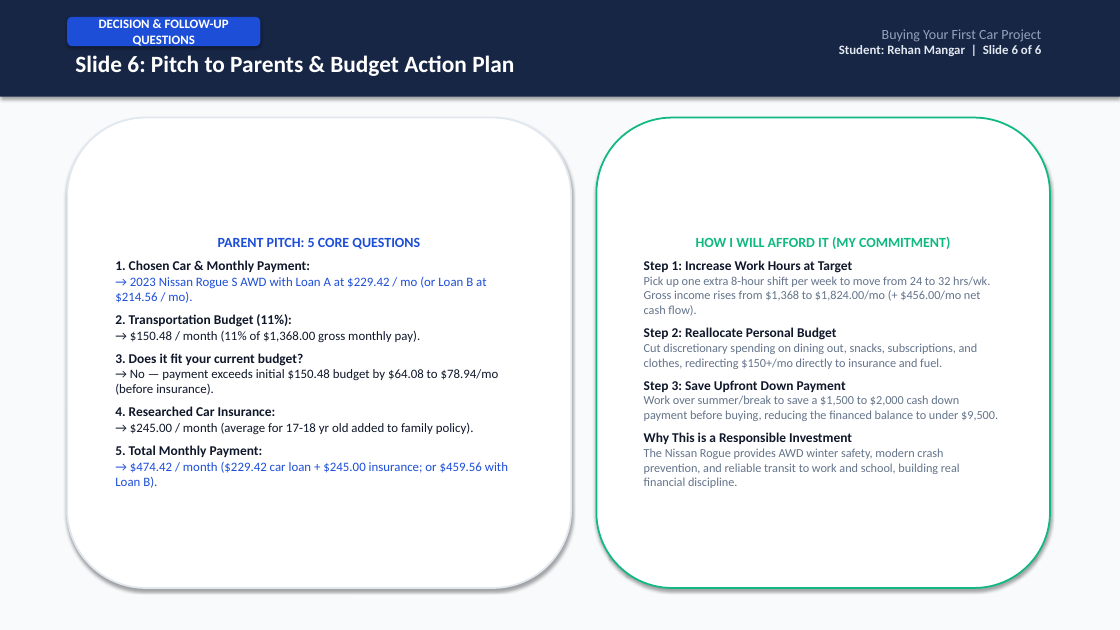
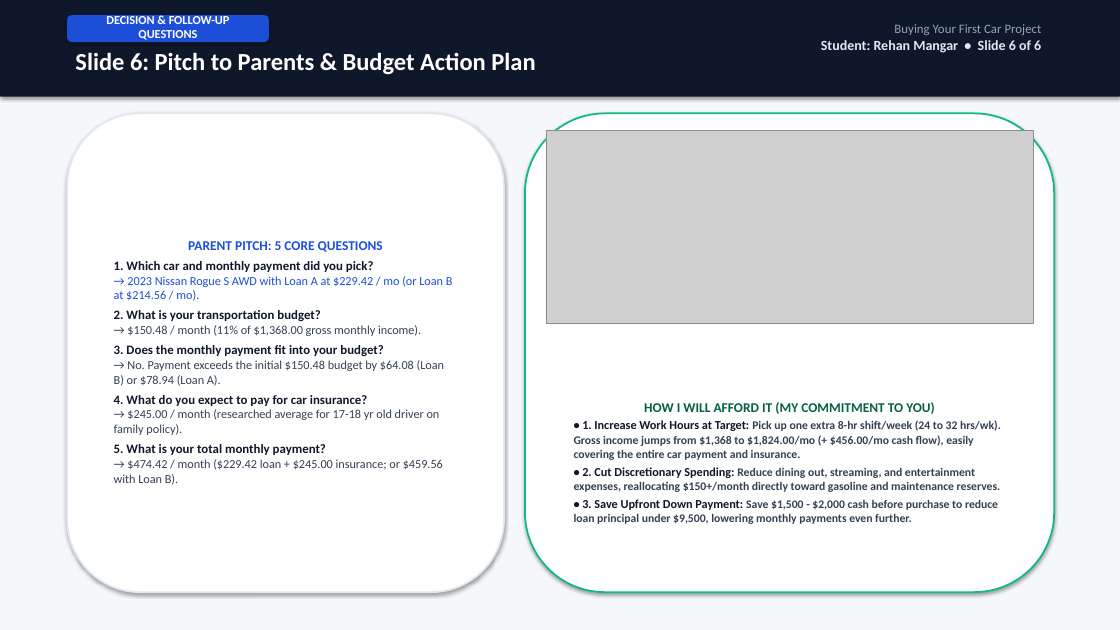
Before and after one commit to StwFate/Physics_Site, a slide deck: slide 6 of Car_Buying_Project/Buying_Your_First_Car_Presentation.pptx. Drawn at 1120x630 pixels with LibreOffice and Linux fonts; fonts in the diff are those of the drawing; grey boxes stand for pictures. Boxes give left, top, right and bottom in pixels: in the first picture for what was removed or moved away, otherwise in the second. Text is boxed around its words. In the diff, an @@ line names an element or a change of style, - is before the commit and + after.

Commit message:
feat: integrate real credible images across all presentation slides and verify calculations

```diff
--- a/Car_Buying_Project/Buying_Your_First_Car_Presentation.pptx
+++ b/Car_Buying_Project/Buying_Your_First_Car_Presentation.pptx
@@ rectangle at bbox=[0, 0, 1120, 630]: fill #F8FAFC to #F5F7FA @@
@@ rectangle at bbox=[0, 0, 1120, 97]: fill #182646 to #0F172A @@
@@ rounded rectangle "DECISION & FOLLOW-UP QUESTIONS": place and size @@
-rounded rectangle "DECISION & FOLLOW-UP QUESTIONS" at bbox=[67, 17, 260, 46]
+rounded rectangle "DECISION & FOLLOW-UP QUESTIONS" at bbox=[67, 15, 269, 42]
@@ rounded rectangle "DECISION & FOLLOW-UP QUESTIONS" at bbox=[67, 15, 269, 42]: size 11 to 10.5 pt @@
@@ text at bbox=[894, 24, 1042, 35]: size 12 to 11 pt in "Buying Your First Car Project" @@
@@ text "Slide 6: Pitch to Parents ..." at bbox=[75, 52, 535, 74]: size 20 to 21 pt @@
@@ text at bbox=[821, 40, 1041, 53]: text changed; size 11 to 12 pt @@
-Student: Rehan Mangar | Slide 6 of 6
+Student: Rehan Mangar • Slide 6 of 6
@@ rounded rectangle "PARENT PITCH: 5 CORE QUESTIONS": place and size @@
-rounded rectangle "PARENT PITCH: 5 CORE QUESTIONS" at bbox=[67, 118, 571, 588]
+rounded rectangle "PARENT PITCH: 5 CORE QUESTIONS" at bbox=[67, 113, 504, 592]
@@ rounded rectangle "HOW I WILL AFFORD IT ...": place and size @@
-rounded rectangle "HOW I WILL AFFORD IT ..." at bbox=[597, 118, 1050, 588]
+rounded rectangle "HOW I WILL AFFORD IT ..." at bbox=[525, 113, 1054, 592]
@@ picture added at bbox=[546, 130, 1033, 323] @@
@@ text in rounded rectangle at bbox=[114, 261, 374, 272]: text changed; size 11.5 to 11 pt @@
-1. Chosen Car & Monthly Payment:
+1. Which car and monthly payment did you pick?
@@ text in rounded rectangle at bbox=[114, 241, 453, 301]: size 12 to 11.5 pt in "PARENT PITCH: 5 CORE QUESTIONS"; size 11 to 10.5 pt in "→ 2023 Nissan Rogue S AWD with ..."; less space between paragraphs @@
@@ text in rounded rectangle at bbox=[114, 310, 444, 485]: text changed; size 11 to 10.5 pt; text colour #0F172A to #334155 @@
-2. Transportation Budget (11%):
-→ $150.48 / month (11% of $1,368.00 gross monthly pay).
-3. Does it fit your current budget?
-→ No — payment exceeds initial $150.48 budget by $64.08 to $78.94/mo (before insurance).
-4. Researched Car Insurance:
-→ $245.00 / month (average for 17-18 yr old added to family policy).
-5. Total Monthly Payment:
-→ $474.42 / month ($229.42 car loan + $245.00 insurance; or $459.56 with Loan B).
+2. What is your transportation budget?
+→ $150.48 / month (11% of $1,368.00 gross monthly income).
+3. Does the monthly payment fit into your budget?
+→ No. Payment exceeds the initial $150.48 budget by $64.08 (Loan B) or $78.94 (Loan A).
+4. What do you expect to pay for car insurance?
+→ $245.00 / month (researched average for 17-18 yr old driver on family policy).
+5. What is your total monthly payment?
+→ $474.42 / month ($229.42 loan + $245.00 insurance; or $459.56 with Loan B).
@@ text in rounded rectangle at bbox=[574, 402, 1001, 524]: text changed; size 10.5 to 10 pt; text colour #64748B to #334155; bold on @@
-HOW I WILL AFFORD IT (MY COMMITMENT)
-Step 1: Increase Work Hours at Target
-Pick up one extra 8-hour shift per week to move from 24 to 32 hrs/wk. Gross income rises from $1,368 to $1,824.00/mo (+ $456.00/mo net cash flow).
-Step 2: Reallocate Personal Budget
-Cut discretionary spending on dining out, snacks, subscriptions, and clothes, redirecting $150+/mo directly to insurance and fuel.
-Step 3: Save Upfront Down Payment
-Work over summer/break to save a $1,500 to $2,000 cash down payment before buying, reducing the financed balance to under $9,500.
-Why This is a Responsible Investment
-The Nissan Rogue provides AWD winter safety, modern crash prevention, and reliable transit to work and school, building real financial discipline.
+HOW I WILL AFFORD IT (MY COMMITMENT TO YOU)
+• 1. Increase Work Hours at Target: Pick up one extra 8-hr shift/week (24 to 32 hrs/wk). Gross income jumps from $1,368 to $1,824.00/mo (+ $456.00/mo cash flow), easily covering the entire car payment and insurance.
+• 2. Cut Discretionary Spending: Reduce dining out, streaming, and entertainment expenses, reallocating $150+/month directly toward gasoline and maintenance reserves.
+• 3. Save Upfront Down Payment: Save $1,500 - $2,000 cash before purchase to reduce loan principal under $9,500, lowering monthly payments even further.
```
Also in this commit, not shown: 5 other slides changed, 7 other files.
